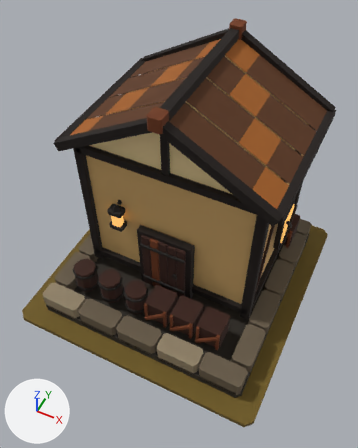
One commit to the glTF model art/storehouse_t5/storehouse_t5.glb: the scene before it, then after it.
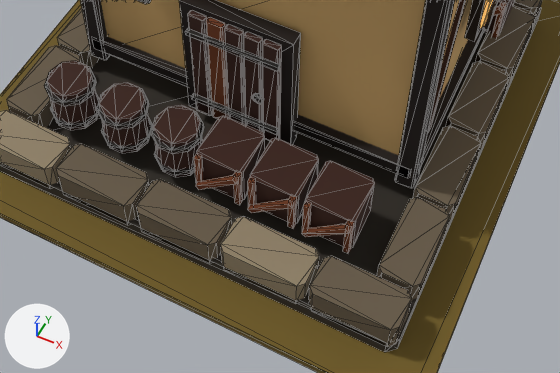
Old and new are each drawn whole from a 50 mm lens placed at (1.3, -2.72, 4.13), pointed at (0.03, -0.19, 0.96) and again close up on the part from 14% to 89% of the width and 51% to 91% of the height. Lighting does not change. The marker at lower left points along +X, +Y and +Z. The older version's two pictures come first. The close-ups show mesh edges as thin lines.

In view in the first close-up: 'MMR | storehouse | T05 Architecture.001', 'MMR | storehouse | Tier 05 Ground.001'.
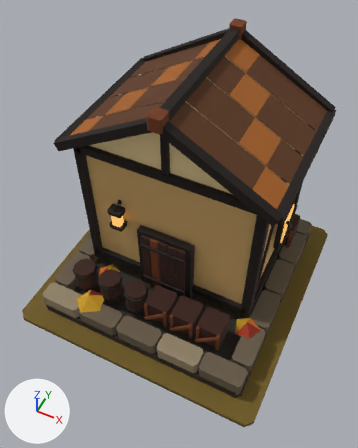
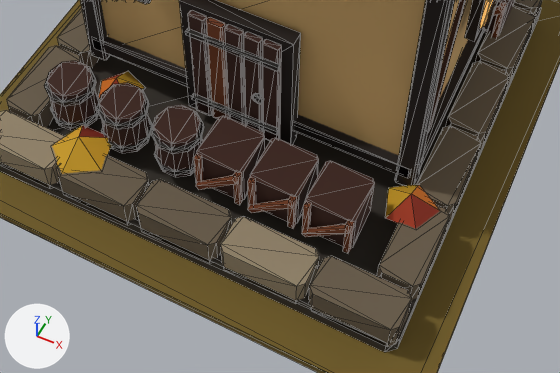
Location of each change, (x1, y1, x2, y2) in pixels of the close-ups (560 x 373 px):
'MMR | storehouse | T05 Autumn Dressing.001', added
    after: (52, 71, 440, 228)

Diff of the bpy script that builds the scene:
```diff
--- a/art/storehouse_t5/storehouse_t5.glb.py
+++ b/art/storehouse_t5/storehouse_t5.glb.py
@@ me_mmr___storehouse___t05_autumn_dressing_001 @@
+me_mmr___storehouse___t05_autumn_dressing_001.from_pydata(...)  # 18 vertices, 15 faces; spans x -0.74..0.96, y -0.99..-0.3, z 0.09..0.32
+me_mmr___storehouse___t05_autumn_dressing_001.materials.append(mat_mmr___shared_palette_atlas)  # picture img_mmr_shared_color_palette_64
@@ ob_mmr___storehouse___t05_autumn_dressing_001 @@
+ob_mmr___storehouse___t05_autumn_dressing_001 = bpy.data.objects.new('MMR | storehouse | T05 Autumn Dressing.001', me_mmr___storehouse___t05_autumn_dressing_001)
+ob_mmr___storehouse___t05_autumn_dressing_001.location = (0.0, 0.0, 0.05)
```
